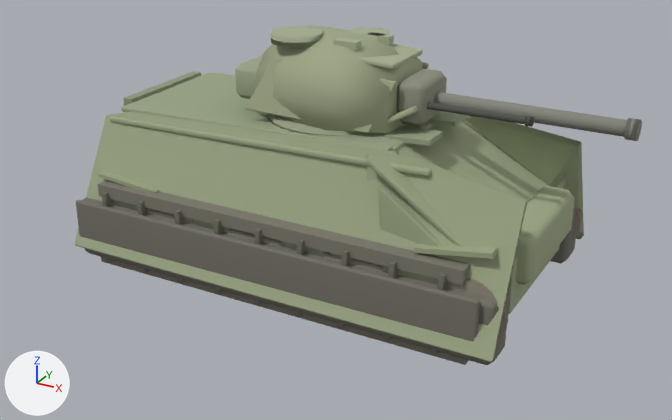
A saved change to the Blender file assets/authored/authored_sherman_boxmodel_v1/authored_sherman_boxmodel_v1.blend.
Both versions are drawn from a 50 mm camera at (3.26, -5.91, 2.84) aimed at (0.11, -0.18, -0.02). Lighting does not change. The marker at lower left points along +X, +Y and +Z. The older version comes first.

The first picture shows 'barrel', 'engine_deck_flat__engine_deck', 'hull_glacis_slope__hull_glacis', 'left_outer_track_skirt__track_outer', 'left_sloped_sponson__hull_left', 'left_sponson_weld_cover__hull_left', 'left_track_motion', 'left_track_top_inner__track_inner_top_bottom', 'left_vertical_shoulder_gap_web__hull_left', 'right_sloped_sponson__hull_right', 'rounded_transmission_cover__hull_glacis', 'turret_cast_oval_shell__turret_left' and 41 more.
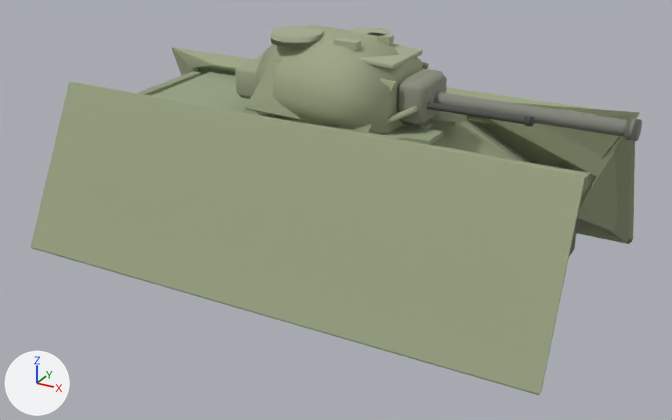
Diff of the bpy script that builds the scene:
```diff
--- a/assets/authored/authored_sherman_boxmodel_v1/authored_sherman_boxmodel_v1.blend.py
+++ b/assets/authored/authored_sherman_boxmodel_v1/authored_sherman_boxmodel_v1.blend.py
@@ me_left_sloped_sponson__hull_left_mesh @@
 # used by ob_left_sloped_sponson__hull_left; parent = ob_hull_root; location = (0.0, 0.0, 0.0)
-me_left_sloped_sponson__hull_left_mesh.from_pydata(...)  # 10 vertices, 6 faces; spans x -1.76..1.72, y -1.04..-0.53, z -0.4..0.68
-me_left_sloped_sponson__hull_left_mesh.vertices[0].co = (1.72, -1.04, -0.4)
-me_left_sloped_sponson__hull_left_mesh.vertices[1].co = (-1.76, -1.04, -0.4)
-me_left_sloped_sponson__hull_left_mesh.vertices[2].co = (-1.7, -0.6, 0.56)
-me_left_sloped_sponson__hull_left_mesh.vertices[3].co = (1.72, -0.6, 0.56)
-me_left_sloped_sponson__hull_left_mesh.vertices[4].co = (-1.46, -0.56, 0.62)
-me_left_sloped_sponson__hull_left_mesh.vertices[5].co = (0.78, -0.53, 0.68)
-me_left_sloped_sponson__hull_left_mesh.vertices[6].co = (1.54, -0.69, -0.04)
-me_left_sloped_sponson__hull_left_mesh.vertices[7].co = (1.54, -0.61, 0.16)
-me_left_sloped_sponson__hull_left_mesh.vertices[8].co = (-1.69, -0.63, -0.3)
-me_left_sloped_sponson__hull_left_mesh.vertices[9].co = (-1.49, -0.57, 0.58)
+me_left_sloped_sponson__hull_left_mesh.from_pydata(...)  # 10 vertices, 6 faces; spans x -2.08..2.08, y -1.21..-0.52, z -0.43..0.8
+# me_left_sloped_sponson__hull_left_mesh part 1
+me_left_sloped_sponson__hull_left_mesh.vertices[0].co = (2.08, -1.21, -0.43)
+me_left_sloped_sponson__hull_left_mesh.vertices[1].co = (-2.08, -1.21, -0.43)
+me_left_sloped_sponson__hull_left_mesh.vertices[2].co = (-2.02, -0.64, 0.8)
+me_left_sloped_sponson__hull_left_mesh.vertices[3].co = (2.08, -0.64, 0.8)
+me_left_sloped_sponson__hull_left_mesh.vertices[4].co = (-1.46, -0.56, 0.71)
+me_left_sloped_sponson__hull_left_mesh.vertices[5].co = (0.78, -0.52, 0.74)
+me_left_sloped_sponson__hull_left_mesh.vertices[6].co = (1.7, -0.74, -0.08)
+me_left_sloped_sponson__hull_left_mesh.vertices[7].co = (1.82, -0.66, 0.3)
+me_left_sloped_sponson__hull_left_mesh.vertices[8].co = (-1.82, -0.71, -0.34)
+me_left_sloped_sponson__hull_left_mesh.vertices[9].co = (-1.76, -0.62, 0.66)
 me_left_sloped_sponson__hull_left_mesh.materials.append(mat_hull_left)
@@ me_right_sloped_sponson__hull_right_mesh @@
 # used by ob_right_sloped_sponson__hull_right; parent = ob_hull_root; location = (0.0, 0.0, 0.0)
-me_right_sloped_sponson__hull_right_mesh.from_pydata(...)  # 10 vertices, 6 faces; spans x -1.76..1.72, y 0.53..1.04, z -0.4..0.68
-me_right_sloped_sponson__hull_right_mesh.vertices[0].co = (1.72, 1.04, -0.4)
-me_right_sloped_sponson__hull_right_mesh.vertices[1].co = (-1.76, 1.04, -0.4)
-me_right_sloped_sponson__hull_right_mesh.vertices[2].co = (-1.7, 0.6, 0.56)
-me_right_sloped_sponson__hull_right_mesh.vertices[3].co = (1.72, 0.6, 0.56)
-me_right_sloped_sponson__hull_right_mesh.vertices[4].co = (-1.46, 0.56, 0.62)
-me_right_sloped_sponson__hull_right_mesh.vertices[5].co = (0.78, 0.53, 0.68)
-me_right_sloped_sponson__hull_right_mesh.vertices[6].co = (1.54, 0.69, -0.04)
-me_right_sloped_sponson__hull_right_mesh.vertices[7].co = (1.54, 0.61, 0.16)
-me_right_sloped_sponson__hull_right_mesh.vertices[8].co = (-1.69, 0.63, -0.3)
-me_right_sloped_sponson__hull_right_mesh.vertices[9].co = (-1.49, 0.57, 0.58)
+me_right_sloped_sponson__hull_right_mesh.from_pydata(...)  # 10 vertices, 6 faces; spans x -2.08..2.08, y 0.52..1.21, z -0.43..0.8
+# me_right_sloped_sponson__hull_right_mesh part 2
+me_right_sloped_sponson__hull_right_mesh.vertices[0].co = (2.08, 1.21, -0.43)
+me_right_sloped_sponson__hull_right_mesh.vertices[1].co = (-2.08, 1.21, -0.43)
+me_right_sloped_sponson__hull_right_mesh.vertices[2].co = (-2.02, 0.64, 0.8)
+me_right_sloped_sponson__hull_right_mesh.vertices[3].co = (2.08, 0.64, 0.8)
+me_right_sloped_sponson__hull_right_mesh.vertices[4].co = (-1.46, 0.56, 0.71)
+me_right_sloped_sponson__hull_right_mesh.vertices[5].co = (0.78, 0.52, 0.74)
+me_right_sloped_sponson__hull_right_mesh.vertices[6].co = (1.7, 0.74, -0.08)
+me_right_sloped_sponson__hull_right_mesh.vertices[7].co = (1.82, 0.66, 0.3)
+me_right_sloped_sponson__hull_right_mesh.vertices[8].co = (-1.82, 0.71, -0.34)
+me_right_sloped_sponson__hull_right_mesh.vertices[9].co = (-1.76, 0.62, 0.66)
 me_right_sloped_sponson__hull_right_mesh.materials.append(mat_hull_right)
```

Changed parts and their boxes (x1, y1, x2, y2) in the pictures (672 x 420 px):
'left_sloped_sponson__hull_left', reshaped (24% wider, 25% taller): before (75, 112, 527, 362); after (31, 82, 590, 395)
'right_sloped_sponson__hull_right', reshaped: before (464, 115, 584, 239); after (172, 47, 640, 244)
'left_outer_track_skirt__track_outer', unchanged, covered by the edit: before (76, 200, 480, 342)
'left_track_top_inner__track_inner_top_bottom', unchanged, covered by the edit: before (98, 180, 470, 285)
'engine_deck_flat__engine_deck', unchanged, covered by the edit: before (121, 72, 428, 151); after (151, 72, 428, 135)
'hull_glacis_slope__hull_glacis', unchanged, covered by the edit: before (385, 121, 547, 203); after (411, 121, 511, 159)
